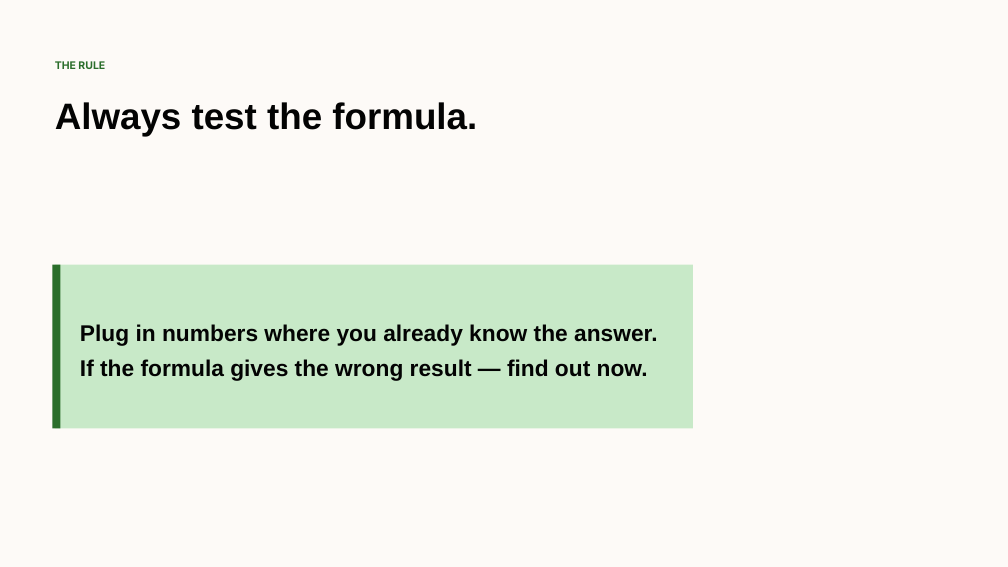
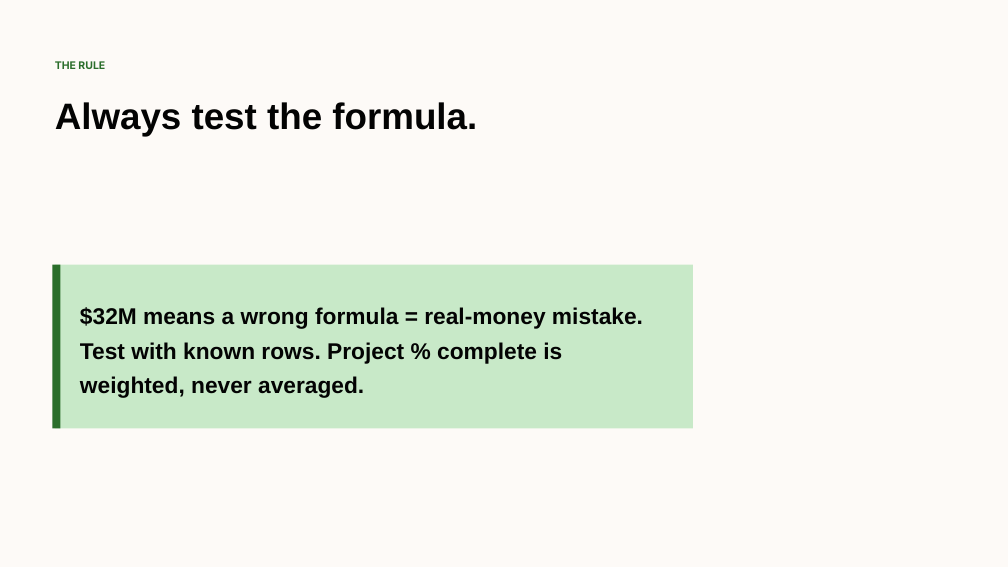
Before and after one commit to psun-jaycashman/cashman-ai-training, a slide deck: slide 3 of docs/video-scripts/slides/pptx/module-4/lesson-4-1-formulas.pptx. Drawn at 1008x567 pixels with LibreOffice and Linux fonts; fonts in the diff are those of the drawing. Boxes give left, top, right and bottom in pixels: in the first picture for what was removed or moved away, otherwise in the second. Text is boxed around its words. In the diff, an @@ line names an element or a change of style, - is before the commit and + after.

```diff
--- a/docs/video-scripts/slides/pptx/module-4/lesson-4-1-formulas.pptx
+++ b/docs/video-scripts/slides/pptx/module-4/lesson-4-1-formulas.pptx
@@ text at (80, 307, 643, 398): text changed @@
-Plug in numbers where you already know the answer.
-If the formula gives the wrong result — find out now.
+$32M means a wrong formula = real-money mistake.
+Test with known rows. Project % complete is weighted, never averaged.
```
Also in this commit, not shown: 1 other slide changed, 1 slide added, 1 slide removed, 42 other files.
